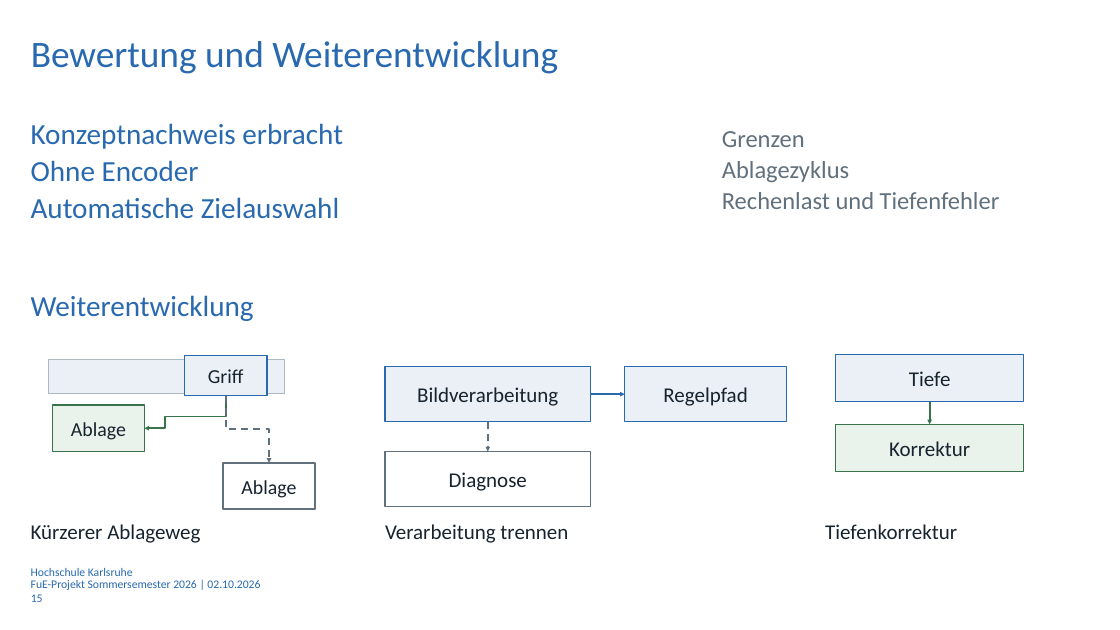
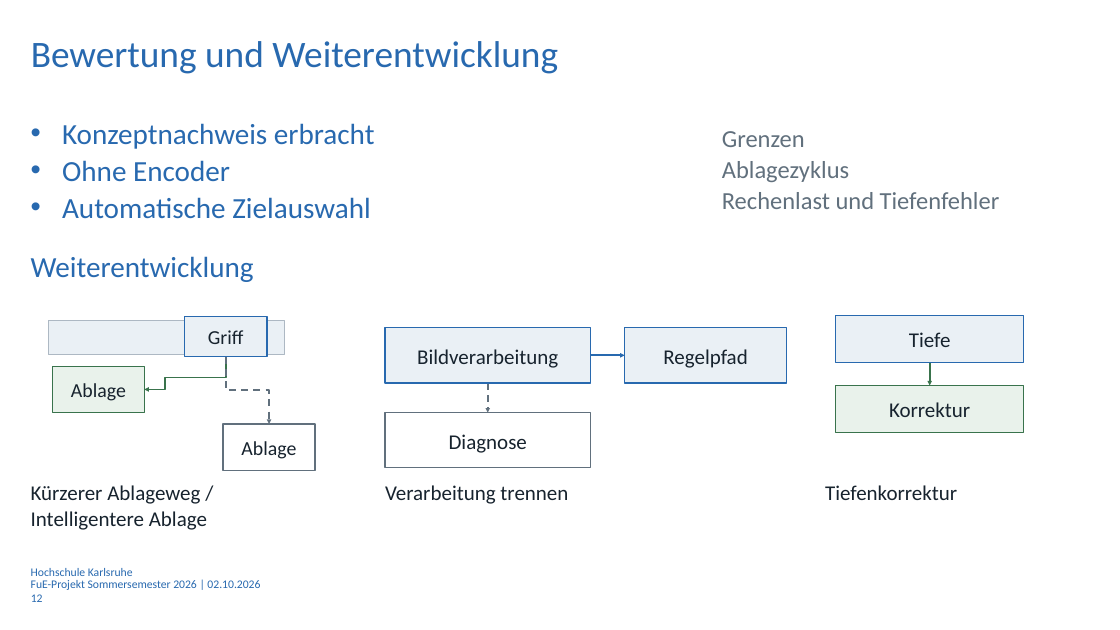
Before and after one commit to Luze212/roboter_tetris, a slide deck: slide 12 of Projektbericht/Presentation/Abschlussprasentation_RoboterTetris_V01_3.pptx (slide 15 before the commit). Drawn at 1120x630 pixels with LibreOffice and Linux fonts; fonts in the diff are those of the drawing; background and template pictures are left out. Boxes give left, top, right and bottom in pixels: in the first picture for what was removed or moved away, otherwise in the second. Text is boxed around its words. In the diff, an @@ line names an element or a change of style, - is before the commit and + after.

```diff
--- a/Projektbericht/Presentation/Abschlussprasentation_RoboterTetris_V01_3.pptx
+++ b/Projektbericht/Presentation/Abschlussprasentation_RoboterTetris_V01_3.pptx
@@ text "Konzeptnachweis erbracht" at [62, 123, 375, 219]: bullet none to • @@
@@ 9 rectangles, 3 texts, 3 arrows, 2 elbow arrows: place and size @@
-9 rectangles, 3 texts, 3 arrows, 2 elbow arrows at [31, 295, 1024, 543]
+9 rectangles, 3 texts, 3 arrows, 2 elbow arrows at [31, 256, 1024, 504]
@@ text at [31, 485, 207, 530]: text changed @@
-Kürzerer Ablageweg
+Kürzerer Ablageweg /
+Intelligentere Ablage
@@ page number at [31, 594, 43, 602]: text changed @@
-15
+12
```
Also in this commit, not shown: 10 other slides changed, 2 slides added, 3 other files.
